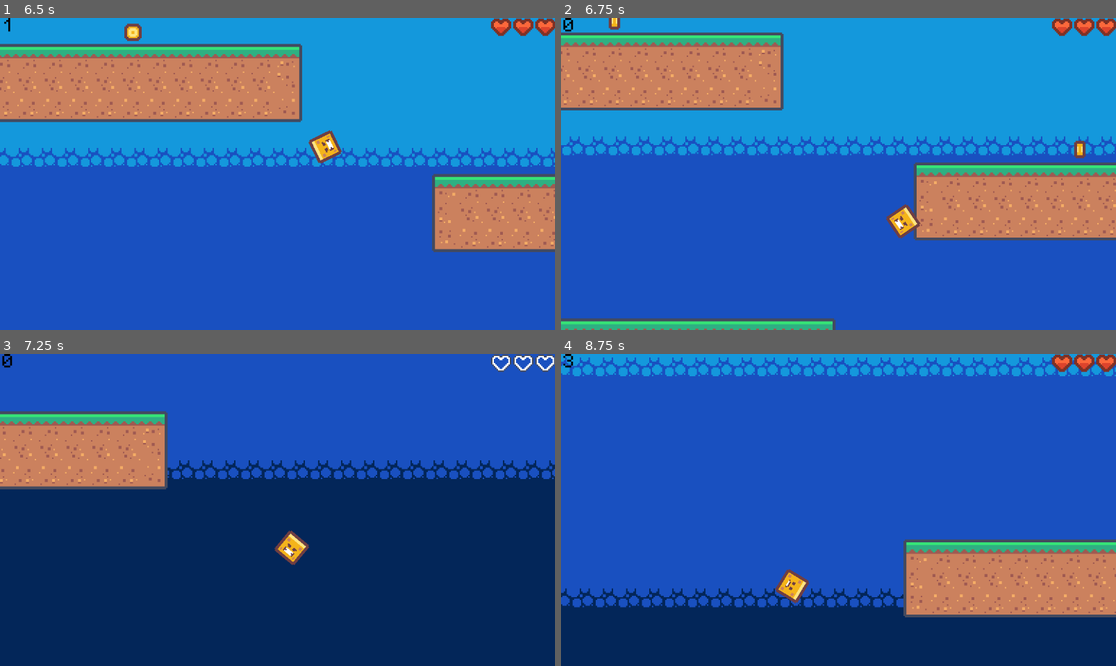
Above: before the commit, frames 1-4 (two rows, left to right).
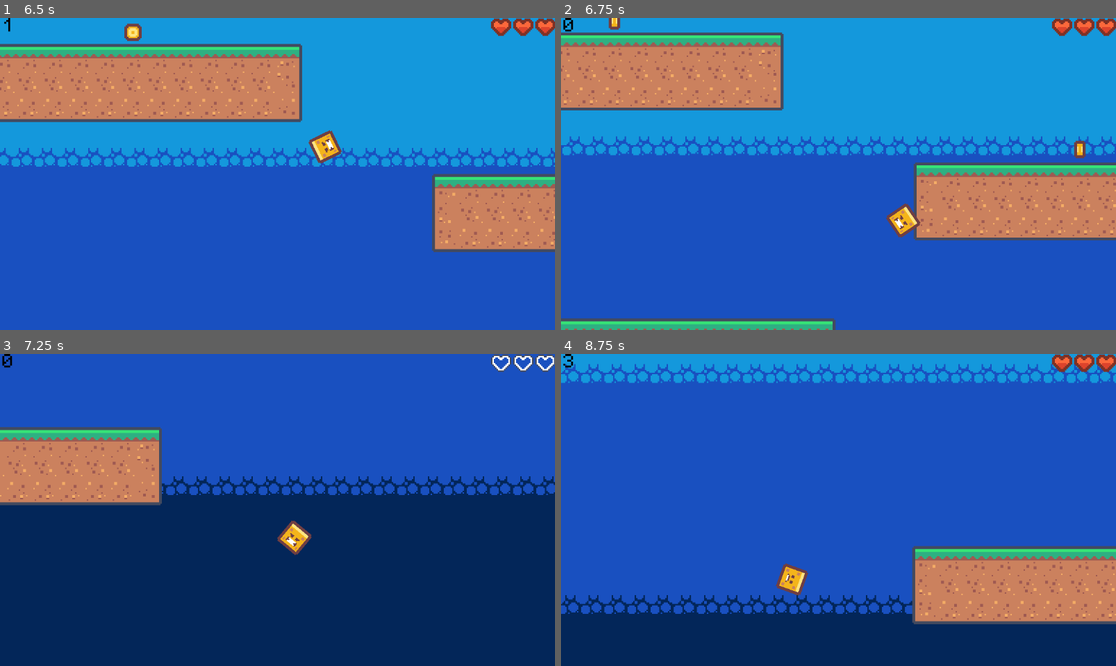
Above: after the commit, the same moments.

Repository: AadiCJ/dashGame
Game: Godot game, scene res://levels/level_2.tscn
The game is run twice, just before and just after one commit, with the same random seed, the same clock (stepped at 60 frames per second) and the same inputs. This scene is started directly instead of the project's main scene.
Inputs (mouse positions are in pixels of both pictures, inside the frame that each line leads up to):
- Up to frame 1 (6.5 s): tap Enter at 0.5 s; move the mouse to (249, 236) at 0.52 s; hold Space (jump) 0.53-1.28 s; hold D (move_right) 0.53-2.03 s; click (249, 236) at 0.6 s; move the mouse to (444, 220) at 1.27 s; tap Space (jump) at 1.35, 1.52, 1.82, 3.02, 3.32, 4.52, 4.82, 5.85, 6.02, 6.32 s; click (444, 220) at 1.55 s; move the mouse to (111, 127) at 2.02 s; hold Space (jump) 2.03-2.78 s; hold Left (move_left) 2.03-4.28 s; click (111, 127) at 2.1 s; move the mouse to (305, 174) at 2.77 s; click (305, 174) at 2.85 s; move the mouse to (194, 96) at 3.52 s; hold Space (jump) 3.53-4.28 s; move the mouse to (399, 158) at 4.27 s; hold D (move_right) from 4.28 s (still down); click (399, 158) at 4.35 s; move the mouse to (166, 189) at 5.02 s; hold Space (jump) 5.03-5.78 s; click (166, 189) at 5.1 s; move the mouse to (333, 105) at 5.77 s; click (333, 105) at 6.05 s
- Up to frame 2 (6.75 s): keep holding D (move_right); move the mouse to (810, 236) at 6.52 s; hold Space (jump) from 6.53 s (still down); click (810, 236) at 6.6 s
- Up to frame 3 (7.25 s): keep holding D (move_right); keep holding Space (jump)
- Up to frame 4 (8.75 s): move the mouse to (1005, 556) at 7.27 s; release Space (jump) at 7.28 s; click (1005, 556) at 7.35 s; tap Space (jump) at 7.52, 7.82 s; move the mouse to (672, 463) at 8.02 s; release D (move_right) at 8.03 s; hold Left (move_left) from 8.03 s (still down); hold Space (jump) from 8.03 s (still down)

Frame 1 is identical in both runs. In frame 2, 0.1% of the frame differs, in the area x 58-65%, y 59-71%; in frame 3, 10%; in frame 4, 12%, in the area x 0-100%, y 1-87%.

Commit message:
Minor restructuring of level scenes

Diff:
--- a/levels/level_1.tscn
+++ b/levels/level_1.tscn
@@ -61,43 +61,6 @@
 
 [node name="Level1" type="Node"]
 
-[node name="doubleJump" parent="." instance=ExtResource("4_kx6l7")]
-offset_left = 449.0
-offset_top = -44.0
-offset_right = 579.0
-offset_bottom = -25.0
-text = "Try dashing mid air
-(while holding jump)"
-
-[node name="ladderHint" parent="." instance=ExtResource("4_kx6l7")]
-offset_left = 475.0
-offset_top = -157.0
-offset_right = 605.0
-offset_bottom = -138.0
-text = "self explanatory"
-
-[node name="wallJumpHint" parent="." instance=ExtResource("4_kx6l7")]
-offset_left = 522.0
-offset_top = -317.0
-offset_right = 665.0
-offset_bottom = -298.0
-text = "You are also descended
-from a spider"
-
-[node name="dashPickupHint" parent="." instance=ExtResource("4_kx6l7")]
-offset_left = 259.0
-offset_top = -49.0
-offset_right = 395.0
-offset_bottom = -33.0
-text = "You can pickup dashes"
-
-[node name="dashHint" parent="." instance=ExtResource("4_kx6l7")]
-offset_left = 63.0
-offset_top = -45.0
-offset_right = 148.0
-offset_bottom = -29.0
-text = "Shift to dash."
-
 [node name="Basics" type="Node" parent="."]
 
 [node name="levelEnd" parent="Basics" instance=ExtResource("5_n46q3")]
@@ -128,11 +91,52 @@
 position = Vector2(1, -12)
 shape = SubResource("RectangleShape2D_l53as")
 
-[node name="Coin" parent="." instance=ExtResource("8_l53as")]
+[node name="hints" type="Node" parent="."]
+
+[node name="doubleJump" parent="hints" instance=ExtResource("4_kx6l7")]
+offset_left = 449.0
+offset_top = -44.0
+offset_right = 579.0
+offset_bottom = -25.0
+text = "Try dashing mid air
+(while holding jump)"
+
+[node name="ladderHint" parent="hints" instance=ExtResource("4_kx6l7")]
+offset_left = 475.0
+offset_top = -157.0
+offset_right = 605.0
+offset_bottom = -138.0
+text = "self explanatory"
+
+[node name="wallJumpHint" parent="hints" instance=ExtResource("4_kx6l7")]
+offset_left = 522.0
+offset_top = -317.0
+offset_right = 665.0
+offset_bottom = -298.0
+text = "You are also descended
+from a spider"
+
+[node name="dashPickupHint" parent="hints" instance=ExtResource("4_kx6l7")]
+offset_left = 259.0
+offset_top = -49.0
+offset_right = 395.0
+offset_bottom = -33.0
+text = "You can pickup dashes"
+
+[node name="dashHint" parent="hints" instance=ExtResource("4_kx6l7")]
+offset_left = 63.0
+offset_top = -45.0
+offset_right = 148.0
+offset_bottom = -29.0
+text = "Shift to dash."
+
+[node name="coins" type="Node" parent="."]
+
+[node name="Coin" parent="coins" instance=ExtResource("8_l53as")]
 position = Vector2(553, -99)
 
-[node name="Coin2" parent="." instance=ExtResource("8_l53as")]
+[node name="Coin2" parent="coins" instance=ExtResource("8_l53as")]
 position = Vector2(642, -208)
 
-[node name="Coin3" parent="." instance=ExtResource("8_l53as")]
+[node name="Coin3" parent="coins" instance=ExtResource("8_l53as")]
 position = Vector2(712, -352)
--- a/levels/level_2.tscn
+++ b/levels/level_2.tscn
@@ -81,15 +81,6 @@
 [node name="WorldBoundary" parent="Basics" instance=ExtResource("6_ilhis")]
 position = Vector2(3, 101)
 
-[node name="Coin" parent="." instance=ExtResource("6_ep78u")]
-position = Vector2(727, -117)
-
-[node name="Coin2" parent="." instance=ExtResource("6_ep78u")]
-position = Vector2(405, -206)
-
-[node name="dashPickup" parent="." instance=ExtResource("4_ilhis")]
-position = Vector2(839, -119)
-
 [node name="Hint" parent="." instance=ExtResource("9_at1ld")]
 offset_left = 610.0
 offset_top = -336.0
@@ -97,5 +88,18 @@
 offset_bottom = -312.0
 text = "Dash through enemies to kill them"
 
-[node name="dashPickup2" parent="." instance=ExtResource("4_ilhis")]
+[node name="Coins" type="Node" parent="."]
+
+[node name="Coin" parent="Coins" instance=ExtResource("6_ep78u")]
+position = Vector2(727, -117)
+
+[node name="Coin2" parent="Coins" instance=ExtResource("6_ep78u")]
+position = Vector2(405, -206)
+
+[node name="pickups" type="Node" parent="."]
+
+[node name="dashPickup" parent="pickups" instance=ExtResource("4_ilhis")]
+position = Vector2(839, -119)
+
+[node name="dashPickup2" parent="pickups" instance=ExtResource("4_ilhis")]
 position = Vector2(634, -299)
--- a/scripts/player.gd
+++ b/scripts/player.gd
@@ -8,6 +8,9 @@
 var jumpPeakTime := 0.35
 var jumpFallTime := 0.25
 var jumpGravity: float = get_gravity().y
+
+#proportional to increase in jump gravity
+#and reduction in fall gravity
 var gravityModulation = 1
 
 #18 is one block
@@ -100,7 +103,7 @@
 
 
 	if is_on_wall_only():
-		gravityModulation = 0.5
+		gravityModulation = 0.6
 
 	if mStyle == movementStyles.MOVE:
 		#check if we're moving or climbing
@@ -111,7 +114,7 @@
 			if velocity.y < 0:
 				velocity.y += (jumpGravity * delta)/gravityModulation
 			else:
-				velocity.y += (fallGravity * delta)
+				velocity.y += (fallGravity * delta)*gravityModulation
 			#double jump handling
 			if (Input.is_action_pressed("jump") and Input.is_action_just_pressed("dash")
 				and not doubleJumped and dashes > 0 and not hasDied):
